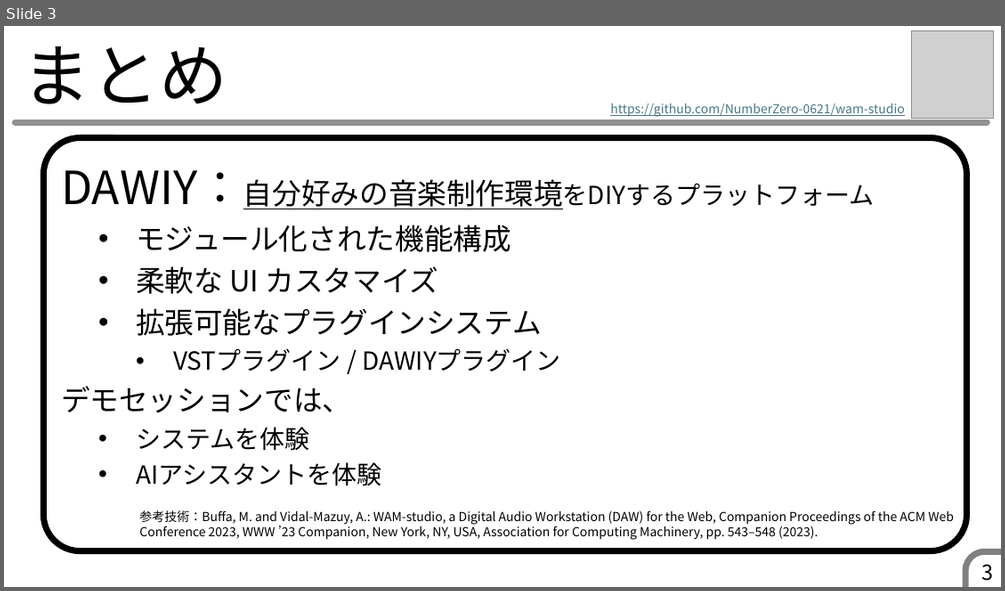
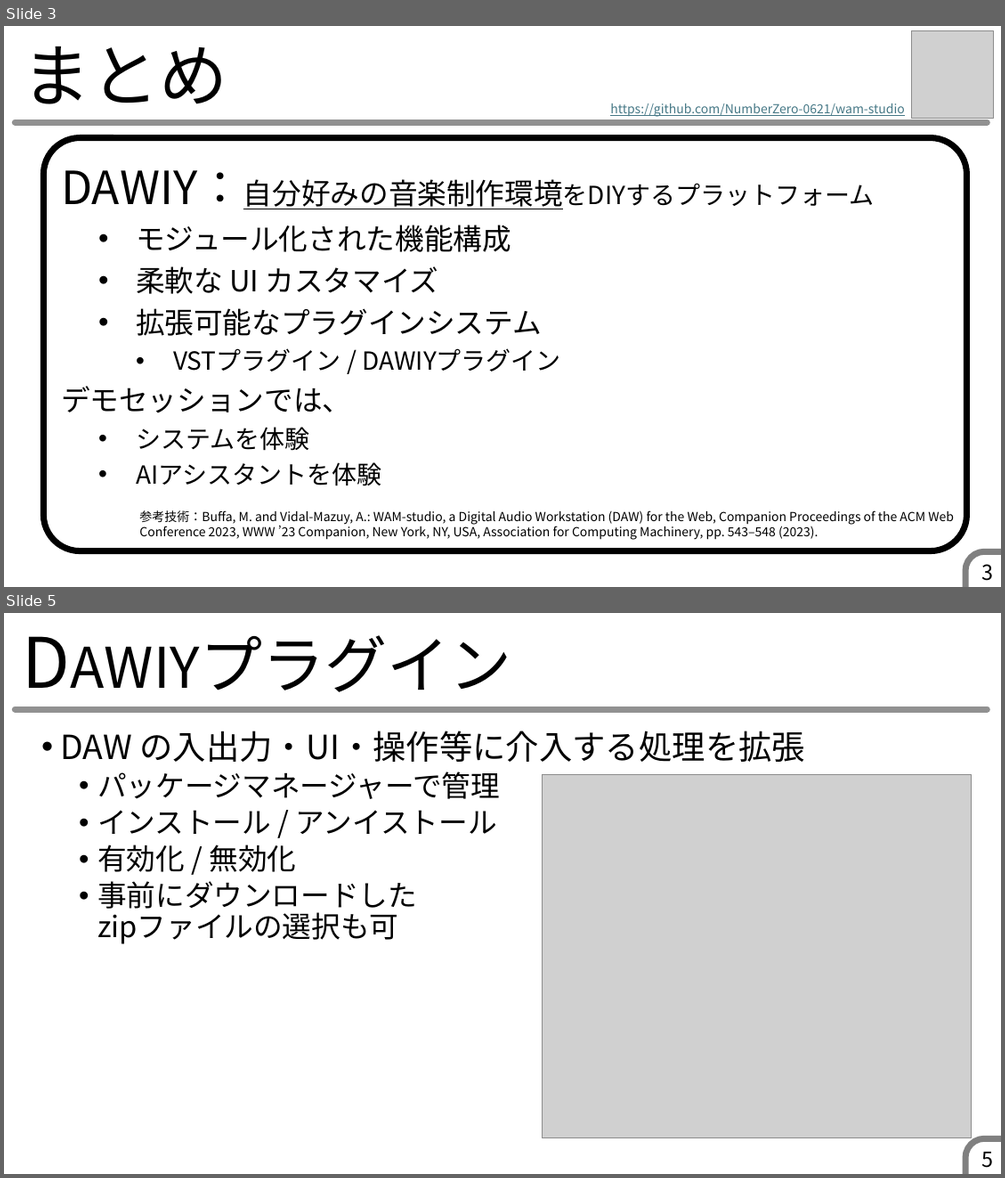
Before and after one commit to muse-studio/pbl2025, a slide deck: 発表スライド・ポスター/EC79_DAWIY_スライド.pptx. Shown one above the other, each under a label of ours: slide 3 before the commit, slides 3 and 5 after it; the slides between them are not shown. The pictures are 1005x591 and 1005x1178 pixels, drawn with LibreOffice and Linux fonts; fonts in the diff are those of the drawing; grey boxes stand for pictures. Boxes give left, top, right and bottom in pixels: in the first picture for what was removed or moved away, otherwise in the second. Text is boxed around its words. In the diff, an @@ line names an element or a change of style, - is before the commit and + after.

```diff
--- a/発表スライド・ポスター/EC79_DAWIY_スライド.pptx
+++ b/発表スライド・ポスター/EC79_DAWIY_スライド.pptx
@@ slide 5 added at <box>4,613,1001,1174</box>, background #FFFFFF; not listed: 2 template elements that a slide beside it also shows @@
@@ title added at <box>16,623,987,709</box>, 60 pt, text #000000 @@
+DAWIYプラグイン
@@ text added at <box>60,730,805,944</box>, 28 pt, text #000000 @@
+• DAW の入出力・UI・操作等に介入する処理を拡張
+  • パッケージマネージャーで管理
+  • インストール / アンイストール
+  • 有効化 / 無効化
+  • 事前にダウンロードした
+    zipファイルの選択も可
@@ picture added at <box>542,775,971,1138</box> @@
@@ page number added at <box>982,1151,994,1167</box>, 20 pt, text #000000 @@
+5
```
Also in this commit, not shown: 11 slides changed, 2 other slides added.
